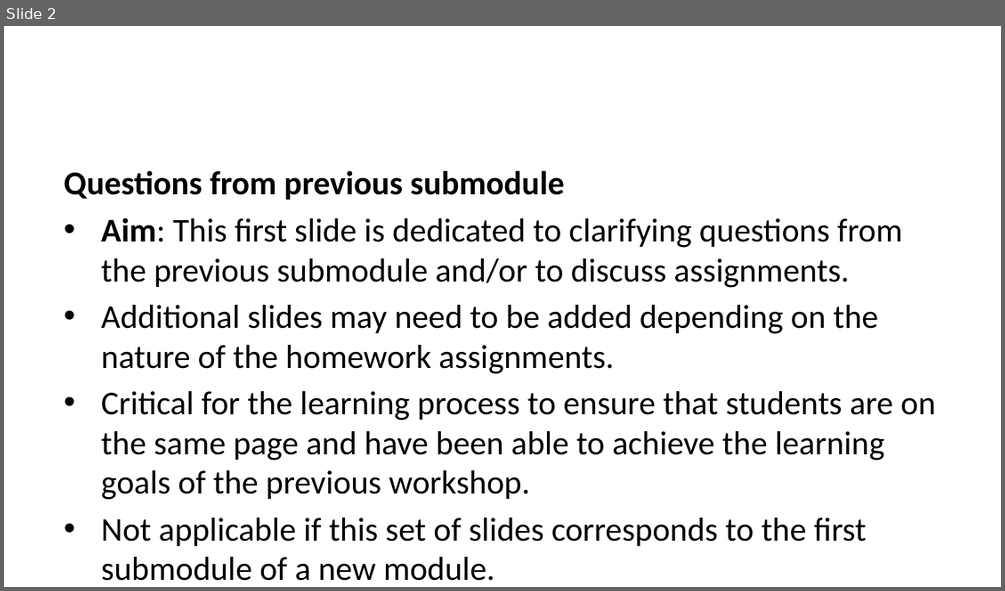
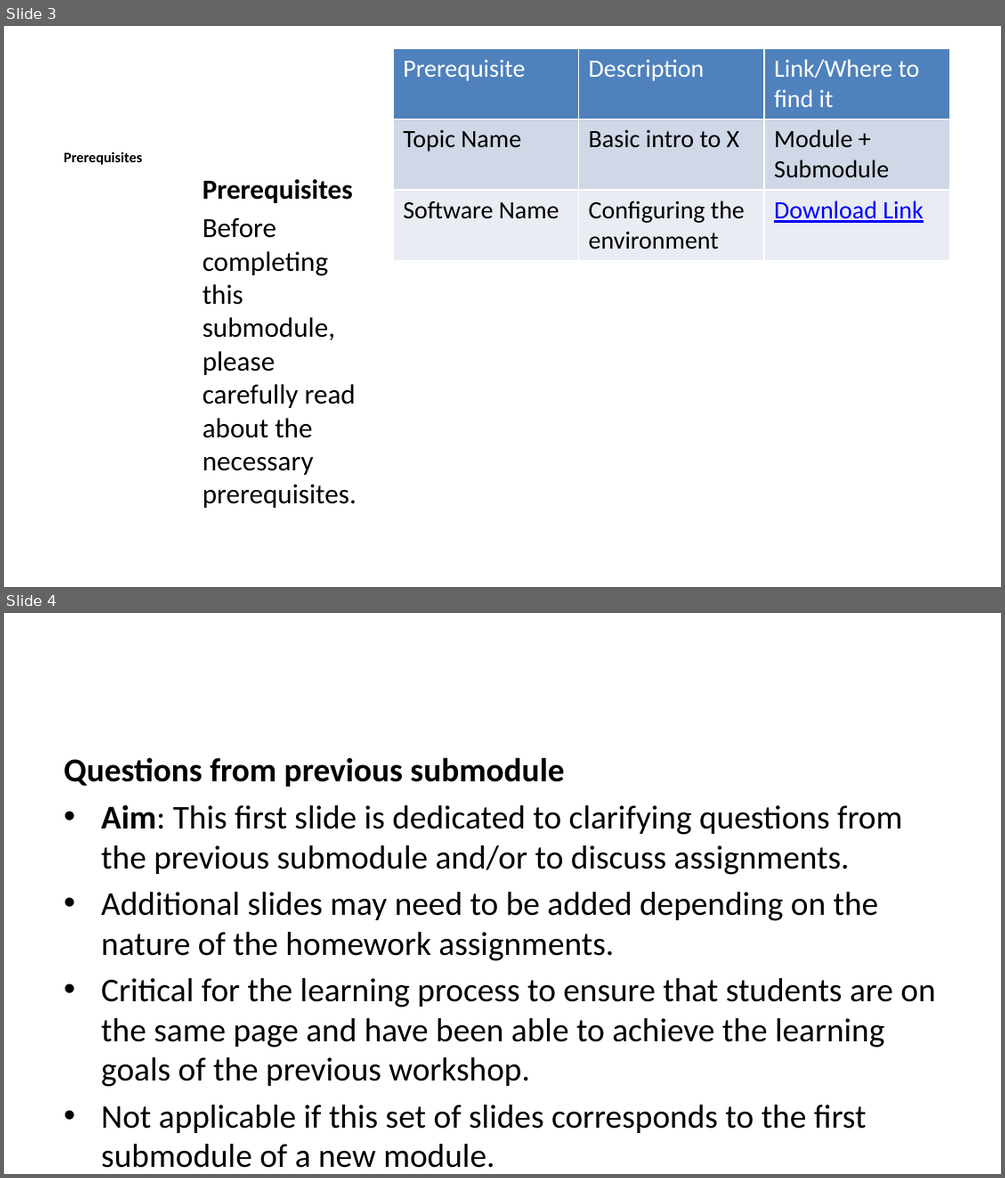
Before and after one commit to lmu-osc/train-the-trainer-student-track-OS, a slide deck: _site/materials/template-module/template-slides.pptx. Shown one above the other, each under a label of ours: slide 2 before the commit, slides 3 and 4 after it. The pictures are 1005x591 and 1005x1178 pixels, drawn with LibreOffice and Linux fonts; fonts in the diff are those of the drawing. Boxes give left, top, right and bottom in pixels: in the first picture for what was removed or moved away, otherwise in the second. Text is boxed around its words. In the diff, an @@ line names an element or a change of style, - is before the commit and + after.

```diff
--- a/_site/materials/template-module/template-slides.pptx
+++ b/_site/materials/template-module/template-slides.pptx
@@ slide 3 added at (x1=4, y1=26, x2=1001, y2=587), background #FFFFFF @@
@@ table added at (x1=393, y1=48, x2=949, y2=525), 3 rows, 3 columns @@
+Prerequisite | Description | Link/Where to find it
+Topic Name | Basic intro to X | Module + Submodule
+Software Name | Configuring the environment | Download Link
@@ text added at (x1=64, y1=151, x2=356, y2=507), 20 pt, text #000000 @@
+Prerequisites
+Prerequisites
+Before completing this submodule, please carefully read about the necessary prerequisites.
@@ what was slide 2 is now slide 4 @@
```
Also in this commit, not shown: 1 slide changed, 2 other slides added, 57 other files.
